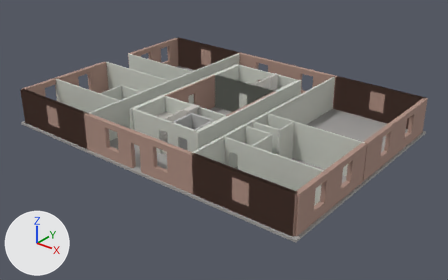
The glTF model game/assets/building/floor_01.glb as it was, and as the next commit left it.
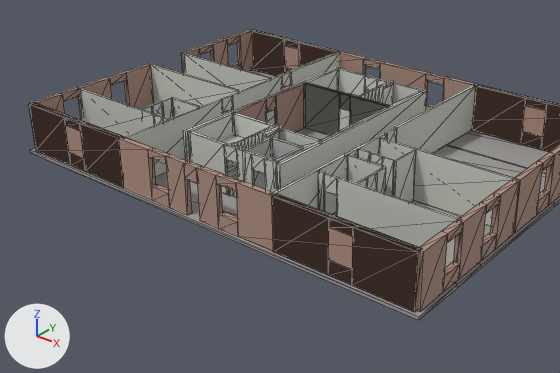
The first picture shows the older version from a camera (50 mm lens) standing at (30.2, -37.3, 22.0) and looking at (0.9, -0.7, -0.7). The close-ups show the older and then the newer version on the part from 0% to 88% of the width and 6% to 100% of the height of that picture. Only the edits that show in the close-ups are written down. The axes (+X, +Y, +Z) are drawn at lower left. The lights are the same throughout. The close-ups show mesh edges as thin lines. Objects named as collision shapes, trigger or cutter boxes, shadow casters or lower levels of detail are left out. Vertices at exactly the same position are counted once.

Objects in the first close-up: 'F01_slabs-col', 'F01_stairs', 'F01_walls-col', 'F01_walls_brick-col', 'F01_walls_conc-col'.
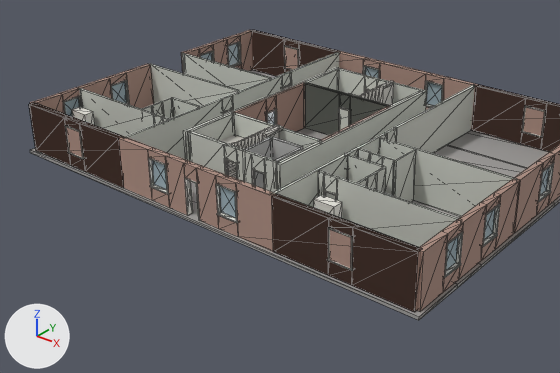
Boxes [x1, y1, x2, y2] around the edits, measured in the close-ups (560 x 373 px):
'F01_trim', added
    after: [63, 41, 554, 278]
'F01_glazing-col', added (mostly hidden)
    after: [64, 43, 550, 270]
'F01_furniture-col', reshaped (not visible before)
    after: [72, 107, 342, 218]
part 1 of me_f01_furniture_col, added
    after: [72, 107, 95, 125]
part 2 of me_f01_furniture_col, added
    after: [314, 195, 342, 218]

Diff of the bpy script that builds the scene:
```diff
--- a/game/assets/building/floor_01.glb.py
+++ b/game/assets/building/floor_01.glb.py
@@ mat_m_glassish @@
+mat_m_glassish = principled_material('M_glassish')
+mat_m_glassish.base_color = (0.35, 0.45, 0.5)  # grey #a0b3bc
+mat_m_glassish.roughness = 0.12
@@ me_f01_furniture_col @@
 # used by ob_f01_furniture_col; location = (0.0, 0.0, 0.0)
-me_f01_furniture_col.from_pydata(...)  # 56 vertices, 84 faces; spans x -13.2..10.1, y -9.2..-0.9, z 0.0..0.9
+me_f01_furniture_col.from_pydata(...)  # 132 vertices, 204 faces; spans x -13.2..10.1, y -9.2..-0.9, z 0.0..2.0
+# me_f01_furniture_col part 1: a new loose piece, a box spanning x -13.25..-11.95, y -7.2..-6.58, z 0.0..1.95, in mat_m_trim (white #edebe3)
+# me_f01_furniture_col part 2: a new loose piece, a box spanning x 5.91..7.21, y -7.2..-6.58, z 0.0..1.95, in mat_m_trim (white #edebe3)
+# other edits to the shape of me_f01_furniture_col do not show in these pictures
 me_f01_furniture_col.materials.append(mat_m_trim)
@@ me_f01_glazing_col @@
+me_f01_glazing_col.from_pydata(...)  # 144 vertices, 216 faces; spans x -13.7..13.7, y -9.7..9.7, z 0.9..2.5
+me_f01_glazing_col.materials.append(mat_m_glassish)  # grey #a0b3bc
@@ me_f01_trim @@
+me_f01_trim.from_pydata(...)  # 784 vertices, 1368 faces; spans x -13.9..13.9, y -9.9..9.9, z 0.0..2.5
+me_f01_trim.materials.append(mat_m_trim)  # white #edebe3
@@ ob_f01_glazing_col @@
+ob_f01_glazing_col = bpy.data.objects.new('F01_glazing-col', me_f01_glazing_col)
+ob_f01_glazing_col.location = (0.0, 0.0, 0.0)
@@ ob_f01_trim @@
+ob_f01_trim = bpy.data.objects.new('F01_trim', me_f01_trim)
+ob_f01_trim.location = (0.0, 0.0, 0.0)
```
